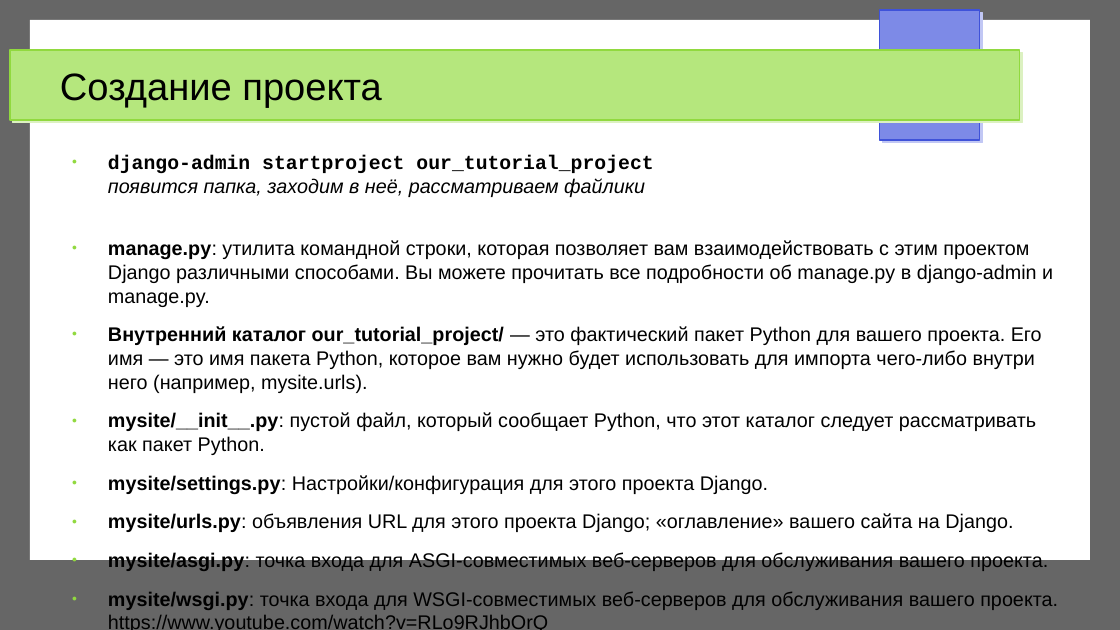
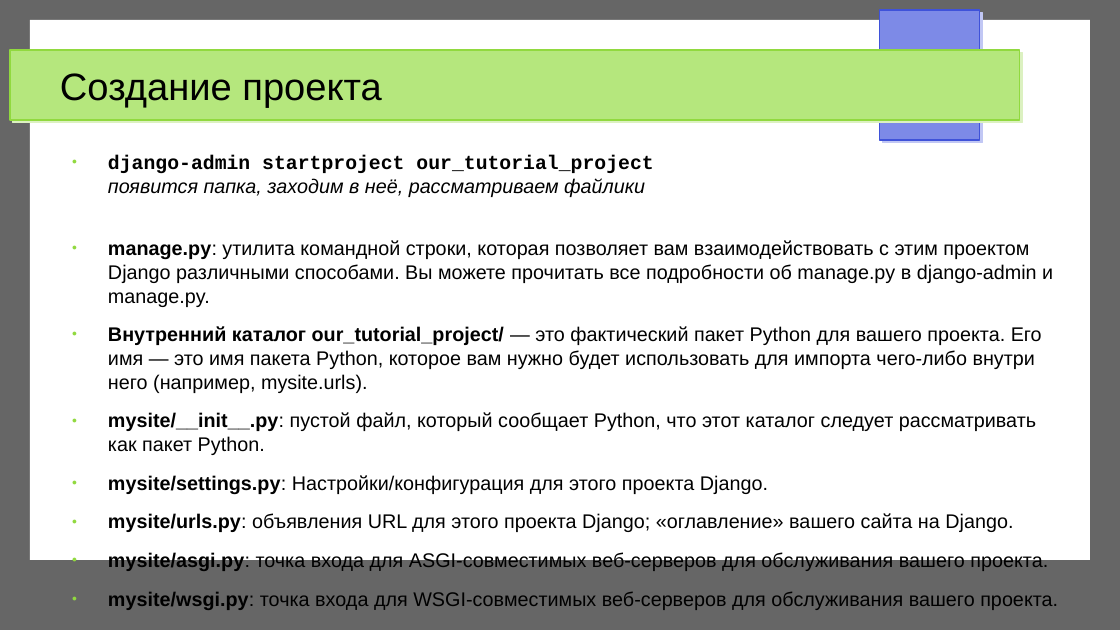
Before and after one commit to trnkv/django__my_tutorial, a slide deck: slide 4 of description.odp (slide 3 before the commit). Drawn at 1120x630 pixels with LibreOffice and Linux fonts; fonts in the diff are those of the drawing. Boxes give left, top, right and bottom in pixels: in the first picture for what was removed or moved away, otherwise in the second. Text is boxed around its words. In the diff, an @@ line names an element or a change of style, - is before the commit and + after.

```diff
--- a/description.odp
+++ b/description.odp
@@ text at box(108, 592, 1058, 610): text changed @@
-● mysite/wsgi.py: точка входа для WSGI-совместимых веб-серверов для обслуживания вашего проекта.
-  https://www.youtube.com/watch?v=RLo9RJhbOrQ
+● mysite/wsgi.py: точка входа для WSGI-совместимых веб-серверов для обслуживания вашего проекта.
```
Also in this commit, not shown: 14 other slides changed, 6 slides added, 4 other files.
